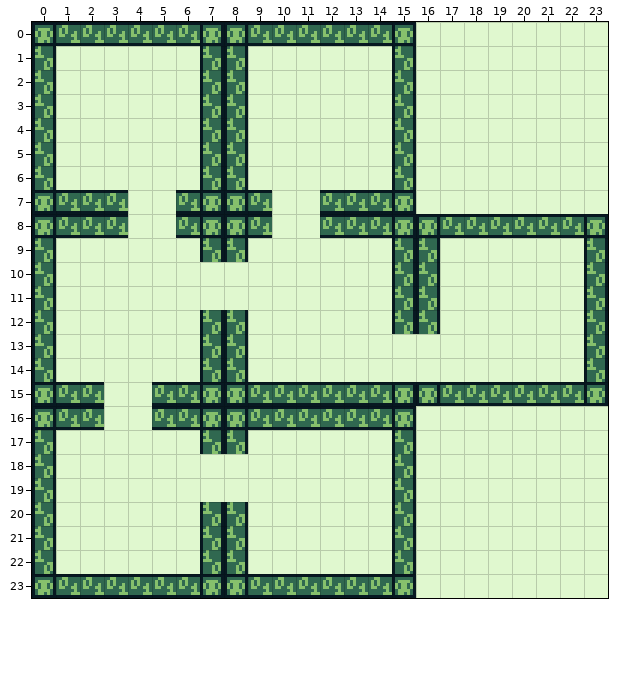
One commit to this Tiled map: maps/dungeonB.tmx. Above is the file before it was changed.
Cells are 8x8 px. Shown: x 0..23, y 0..23.
And afterwards:
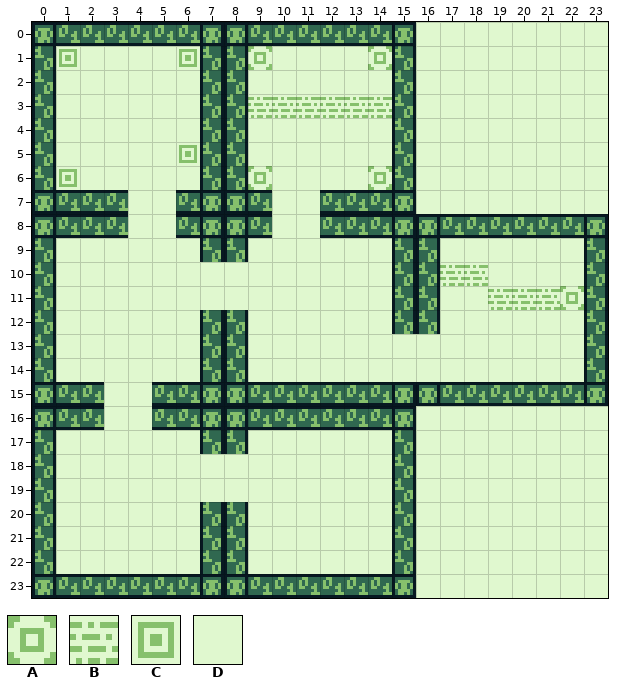
Key: from "dungeon_set": A 11, B 12, C 14, D 15.
_ is an empty cell.
The exact change:
Layer "bg":
Tile D becomes tile A in row 1 at x 9 and 14; in row 6 at x 9 and 14; in row 11 at x 22.
Tile D becomes tile B in row 3 at x 9 to 14; in row 10 at x 17 to 18; in row 11 at x 19 to 21.
Tile D becomes tile C in row 1 at x 1 and 6; in row 5 at x 6; in row 6 at x 1.
